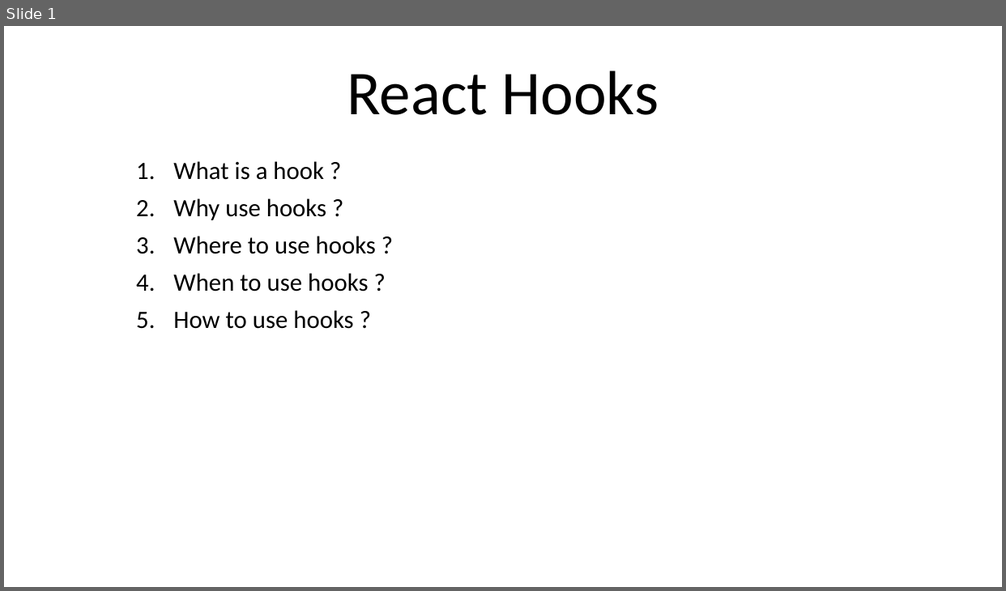
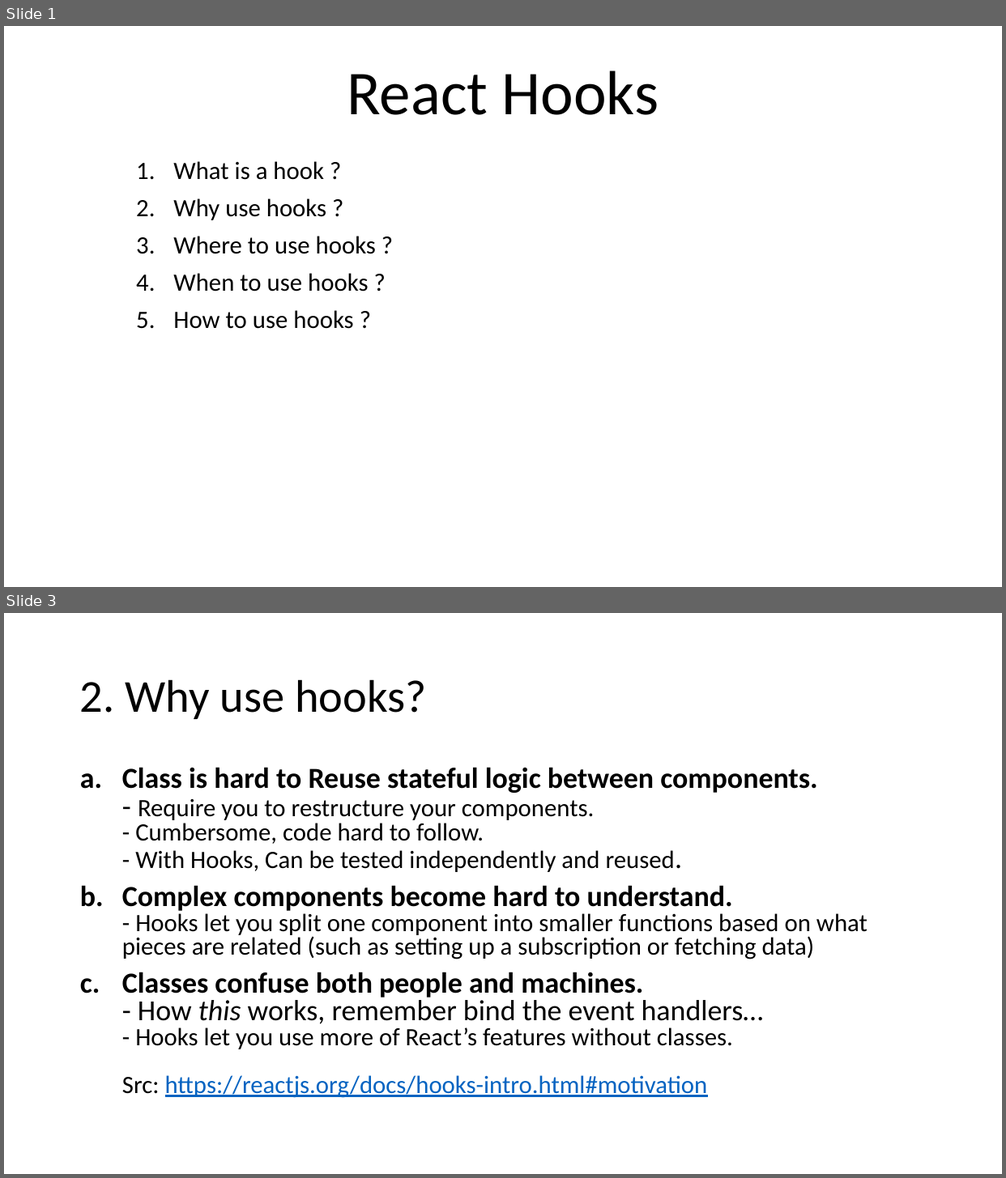
Before and after one commit to NhanHoang8195/react-hook-demo, a slide deck: ReactHooks.pptx. Shown one above the other, each under a label of ours: slide 1 before the commit, slides 1 and 3 after it; the slides between them are not shown. The pictures are 1006x591 and 1006x1178 pixels, drawn with LibreOffice and Linux fonts; fonts in the diff are those of the drawing. Boxes give left, top, right and bottom in pixels: in the first picture for what was removed or moved away, otherwise in the second. Text is boxed around its words. In the diff, an @@ line names an element or a change of style, - is before the commit and + after.

```diff
--- a/ReactHooks.pptx
+++ b/ReactHooks.pptx
@@ slide 3 added at (4, 613, 1002, 1174), background #FFFFFF @@
@@ title added at (80, 679, 426, 719), 44 pt, text #000000 @@
+2. Why use hooks?
@@ text added at (122, 767, 867, 1098), 24 pt, text #000000 @@
+a. Class is hard to Reuse stateful logic between components.
+   - Require you to restructure your components.
+   - Cumbersome, code hard to follow.
+   - With Hooks, Can be tested independently and reused.
+b. Complex components become hard to understand.
+   - Hooks let you split one component into smaller functions based on what pieces are related (such as setting up a subscription or fetching data)
+c. Classes confuse both people and machines.
+   - How this works, remember bind the event handlers…
+   - Hooks let you use more of React’s features without classes.
+   Src: https://reactjs.org/docs/hooks-intro.html#motivation
```
Also in this commit, not shown: 1 slide changed, 1 other slide added.
